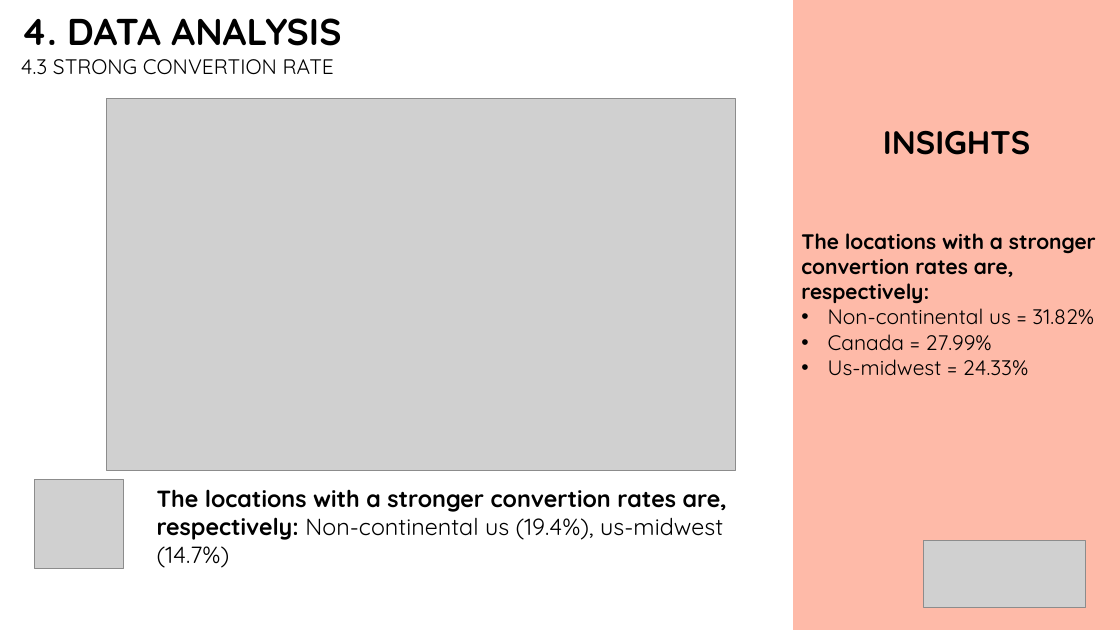
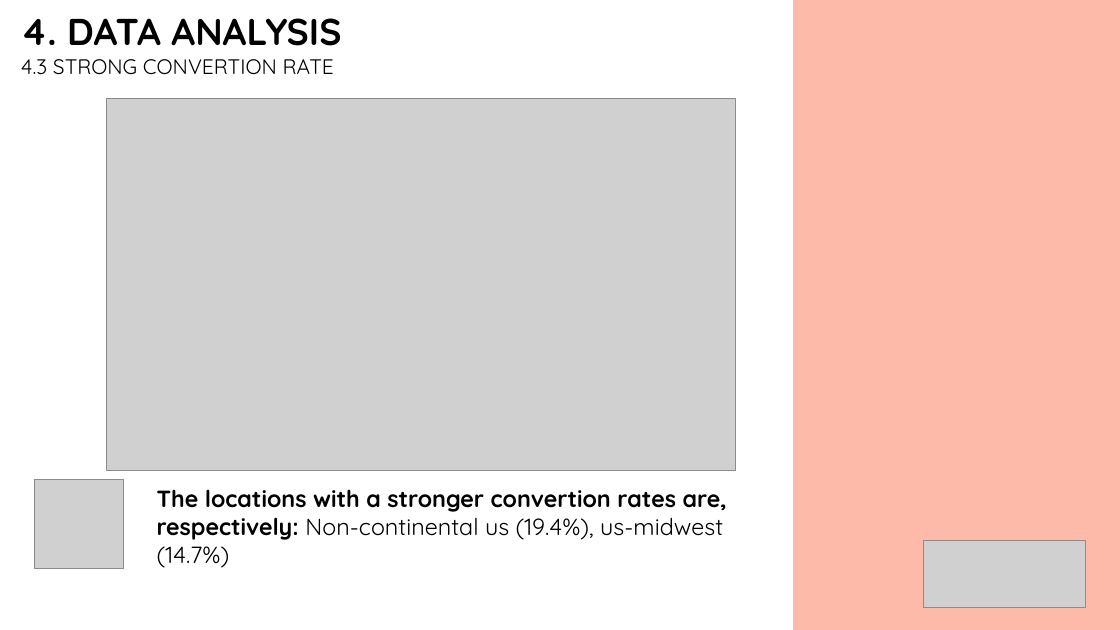
Before and after one commit to bbucalonserra/sales-membership-analysis, a slide deck: slide 35 of presentation.pptx (slide 32 before the commit). Drawn at 1120x630 pixels with LibreOffice and Linux fonts; fonts in the diff are those of the drawing; grey boxes stand for pictures. Boxes give left, top, right and bottom in pixels: in the first picture for what was removed or moved away, otherwise in the second. Text is boxed around its words. In the diff, an @@ line names an element or a change of style, - is before the commit and + after.

```diff
--- a/presentation.pptx
+++ b/presentation.pptx
@@ text removed at (883,130,1030,155) @@
-INSIGHTS
@@ text removed at (801,233,1096,376) @@
-The locations with a stronger convertion rates are, respectively:
-• Non-continental us = 31.82%
-• Canada = 27.99%
-• Us-midwest = 24.33%
```
Also in this commit, not shown: 3 other slides changed, 3 slides added, 2 other files.
